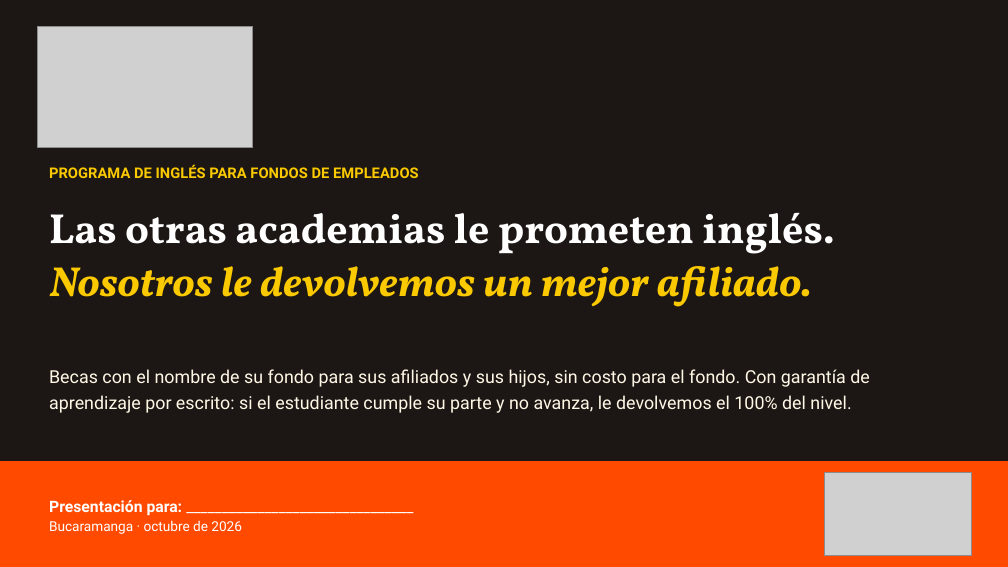
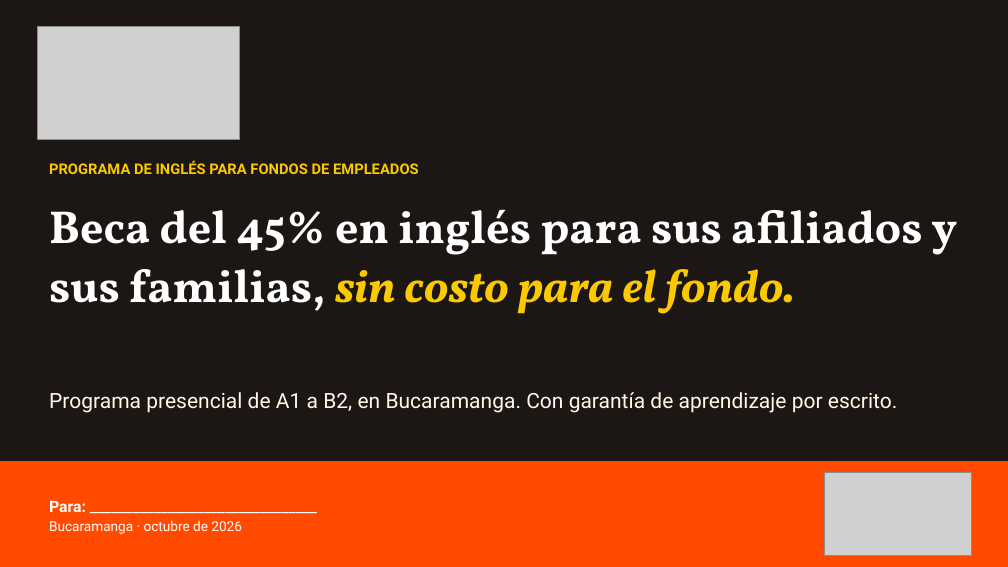
Before and after one commit to gomezrdiana/Plan-academico, a slide deck: slide 1 of recursos/comercial/B2B/PRESENTACION_FONDOS_EMPLEADOS_HEIIU.pptx. Drawn at 1008x567 pixels with LibreOffice and Linux fonts; fonts in the diff are those of the drawing; grey boxes stand for pictures. Boxes give left, top, right and bottom in pixels: in the first picture for what was removed or moved away, otherwise in the second. Text is boxed around its words. In the diff, an @@ line names an element or a change of style, - is before the commit and + after.

```diff
--- a/recursos/comercial/B2B/PRESENTACION_FONDOS_EMPLEADOS_HEIIU.pptx
+++ b/recursos/comercial/B2B/PRESENTACION_FONDOS_EMPLEADOS_HEIIU.pptx
@@ picture: place and size @@
-picture at box(38, 26, 253, 147)
+picture at box(38, 26, 240, 140)
@@ text "PROGRAMA DE INGLÉS PARA FONDOS ...": place and size @@
-text "PROGRAMA DE INGLÉS PARA FONDOS ..." at box(49, 164, 419, 178)
+text "PROGRAMA DE INGLÉS PARA FONDOS ..." at box(49, 160, 419, 174)
@@ text at box(49, 209, 957, 314): text changed; size 40 to 44 pt; text colour #FBC900 to #FFFFFF; italic off @@
-Las otras academias le prometen inglés. Nosotros le devolvemos un mejor afiliado.
+Beca del 45% en inglés para sus afiliados y sus familias, sin costo para el fondo.
@@ text at box(49, 392, 897, 413): text changed; size 17 to 20 pt @@
-Becas con el nombre de su fondo para sus afiliados y sus hijos, sin costo para el fondo. Con garantía de aprendizaje por escrito: si el estudiante cumple su parte y no avanza, le devolvemos el 100% del nivel.
+Programa presencial de A1 a B2, en Bucaramanga. Con garantía de aprendizaje por escrito.
@@ text at box(49, 500, 86, 512): text changed @@
-Presentación para: ________________________________
+Para: ________________________________
```
Also in this commit, not shown: 1 other slide changed, 4 slides added, 5 slides removed, 6 other files.
